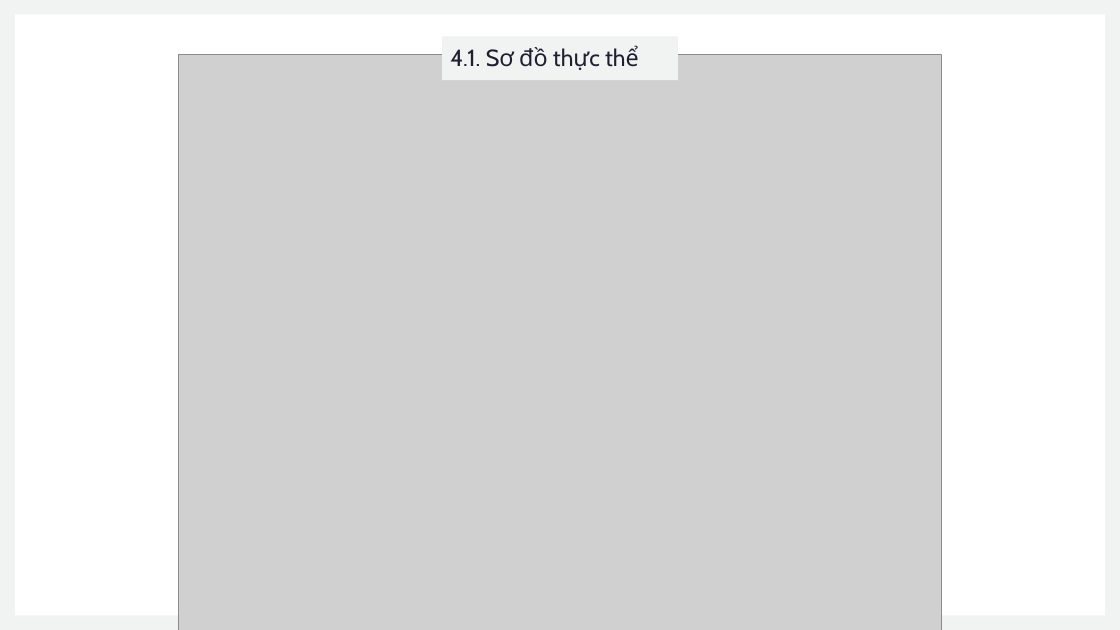
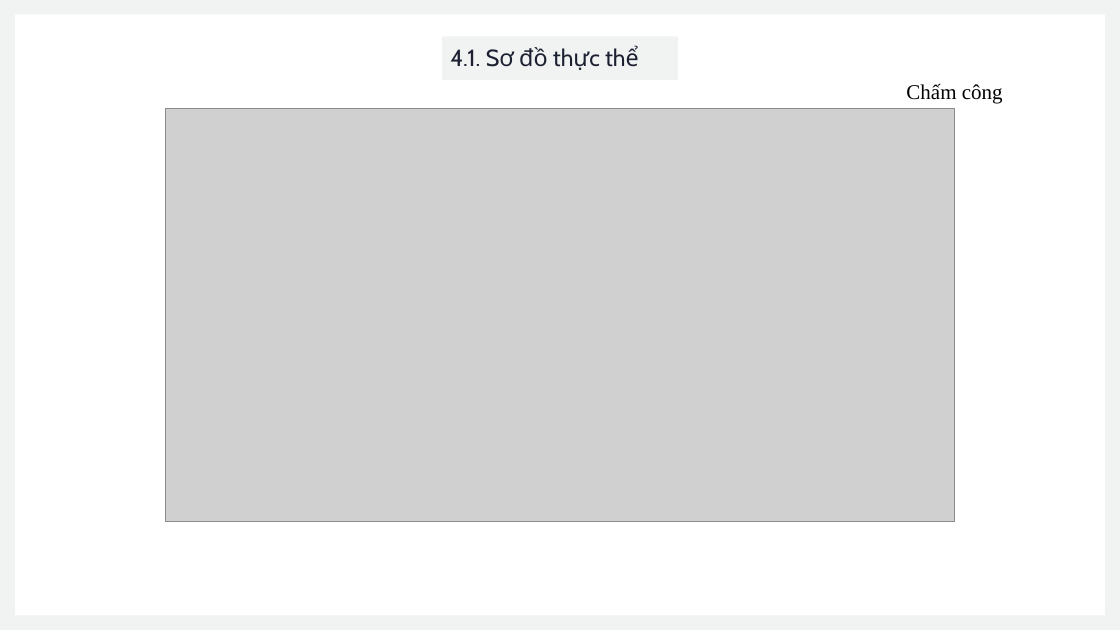
Before and after one commit to hydra029/laravel_web, a slide deck: slide 9 of documents/Đồ án Website Laravel.pptx. Drawn at 1120x630 pixels with LibreOffice and Linux fonts; fonts in the diff are those of the drawing; grey boxes stand for pictures. Boxes give left, top, right and bottom in pixels: in the first picture for what was removed or moved away, otherwise in the second. Text is boxed around its words. In the diff, an @@ line names an element or a change of style, - is before the commit and + after.

```diff
--- a/documents/Đồ án Website Laravel.pptx
+++ b/documents/Đồ án Website Laravel.pptx
@@ text added at (906, 83, 1003, 104), 18 pt, text #000000 @@
+Chấm công
@@ picture: place and size @@
-picture at (178, 55, 942, 630)
+picture at (166, 108, 955, 522)
```
Also in this commit, not shown: 1 other slide changed, 3 slides added, 12 other files.
